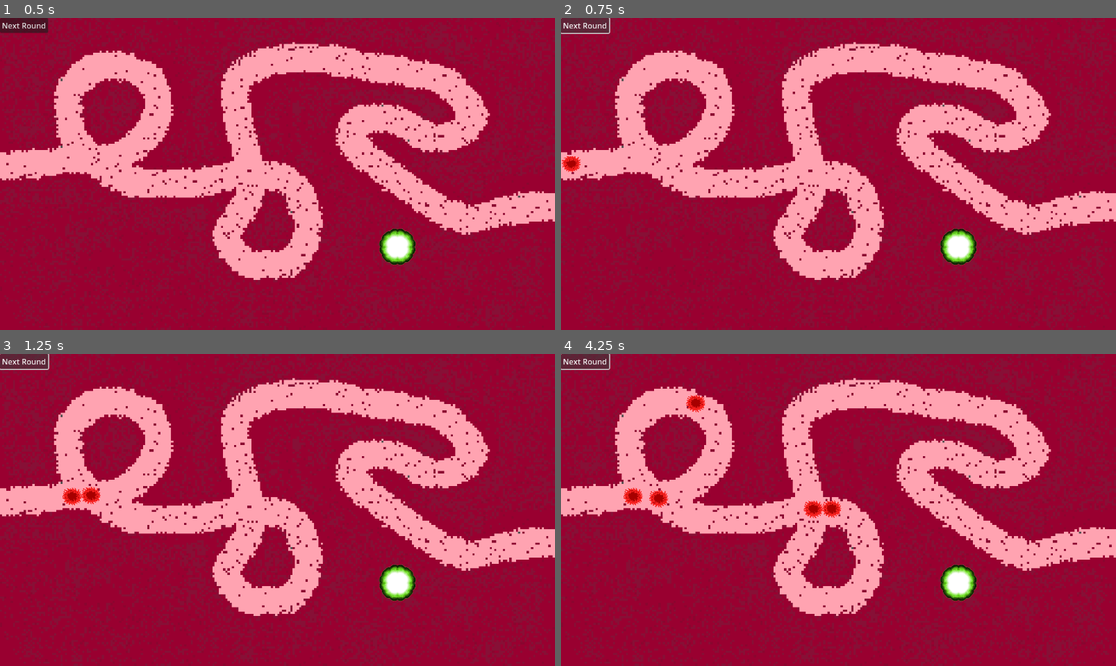
Above: before the commit, frames 1-4 (two rows, left to right).
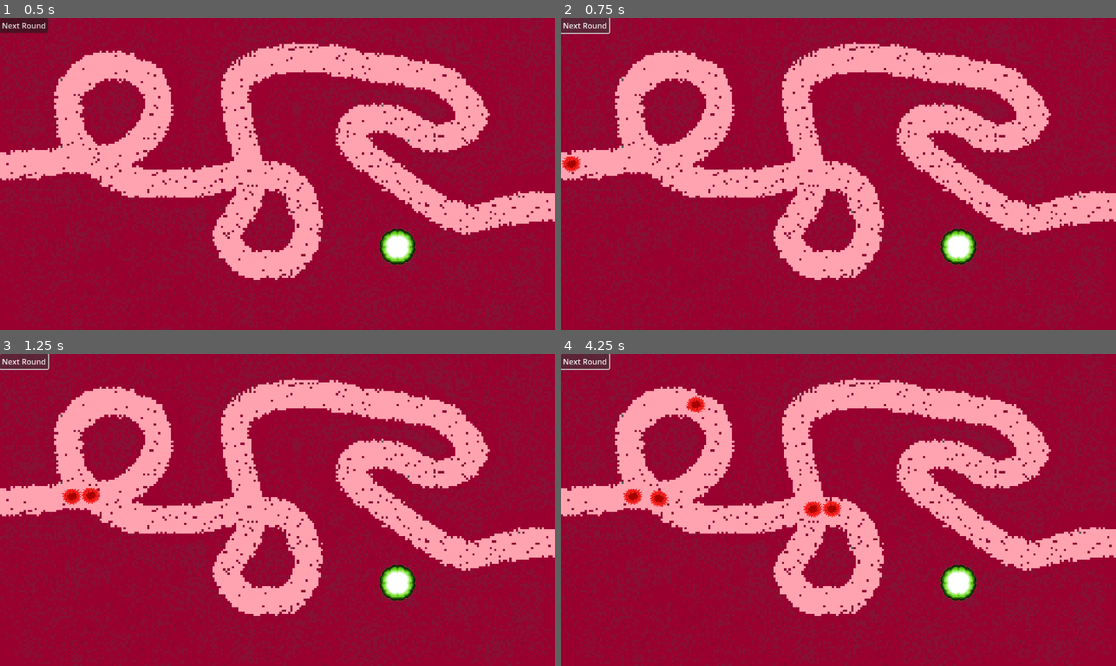
Above: after the commit, the same moments.

Repository: Kryzi/TowerDefense
Game: Godot game, scene res://Scenes/world.tscn
Same seed, same stepped clock (60 frames per second), same inputs: the game is played once before the commit and once after it.
Inputs:
- Up to frame 1 (0.5 s): no input
- Up to frame 2 (0.75 s): click "Next Round" at 0.5 s
- Up to frame 3 (1.25 s): no input
- Up to frame 4 (4.25 s): click "Next Round" at 1.25 s; tap Enter (ui_accept) at 2, 2.27, 3.02 s; hold Right (ui_right) 2.03-3.53 s; hold Left (ui_left) from 3.53 s (still down)

Frame 1 is identical in both runs. In frame 2, less than 0.1% of the frame differs, in the area x 0-4%, y 44-50%; in frame 3, 0.1%; in frame 4, 0.4%, in the area x 11-51%, y 13-53%.

Commit message:
Virus1 med character body

Diff:
--- a/Scenes/virus_1.tscn
+++ b/Scenes/virus_1.tscn
@@ -4,7 +4,7 @@
 [ext_resource type="Texture2D" uid="uid://ds5pl4iohkkcn" path="res://assets/pixil-frame-0.png" id="2_csw64"]
 [ext_resource type="Texture2D" uid="uid://cc2v5etd143jg" path="res://assets/pixil-frame-0 (1).png" id="3_2jxxf"]
 
-[sub_resource type="SpriteFrames" id="SpriteFrames_woiae"]
+[sub_resource type="SpriteFrames" id="SpriteFrames_rh1c2"]
 animations = [{
 "frames": [{
 "duration": 1.0,
@@ -14,24 +14,21 @@
 "texture": ExtResource("3_2jxxf")
 }],
 "loop": true,
-"name": &"Idle",
-"speed": 2.0
+"name": &"default",
+"speed": 5.0
 }]
 
-[sub_resource type="CircleShape2D" id="CircleShape2D_2v60l"]
-radius = 25.02
+[sub_resource type="CircleShape2D" id="CircleShape2D_vjyxm"]
+radius = 22.0227
 
 [node name="Virus1" type="PathFollow2D"]
-rotates = false
 script = ExtResource("1_5ncgj")
 
-[node name="AnimatedSprite2D" type="AnimatedSprite2D" parent="."]
-sprite_frames = SubResource("SpriteFrames_woiae")
-animation = &"Idle"
-autoplay = "Idle"
-frame_progress = 0.392069
+[node name="CharacterBody2D" type="CharacterBody2D" parent="."]
 
-[node name="CollisionShape2D" type="CollisionShape2D" parent="."]
-shape = SubResource("CircleShape2D_2v60l")
+[node name="AnimatedSprite2D" type="AnimatedSprite2D" parent="CharacterBody2D"]
+sprite_frames = SubResource("SpriteFrames_rh1c2")
+frame_progress = 0.764757
 
-[node name="CharacterBody2D" type="CharacterBody2D" parent="."]
+[node name="CollisionShape2D" type="CollisionShape2D" parent="CharacterBody2D"]
+shape = SubResource("CircleShape2D_vjyxm")
--- a/Scripts/Virus1.gd
+++ b/Scripts/Virus1.gd
@@ -10,7 +10,6 @@
 
 func _process(delta):
 	progress_ratio += speed * delta
-
-	if progress_ratio >= 0.95: # Vi har nået slutningen af banen
+	if progress_ratio >= 0.99: # Vi har nået slutningen af banen
 		get_node("/root/World/GameManager").damage(damage)
 		queue_free()
